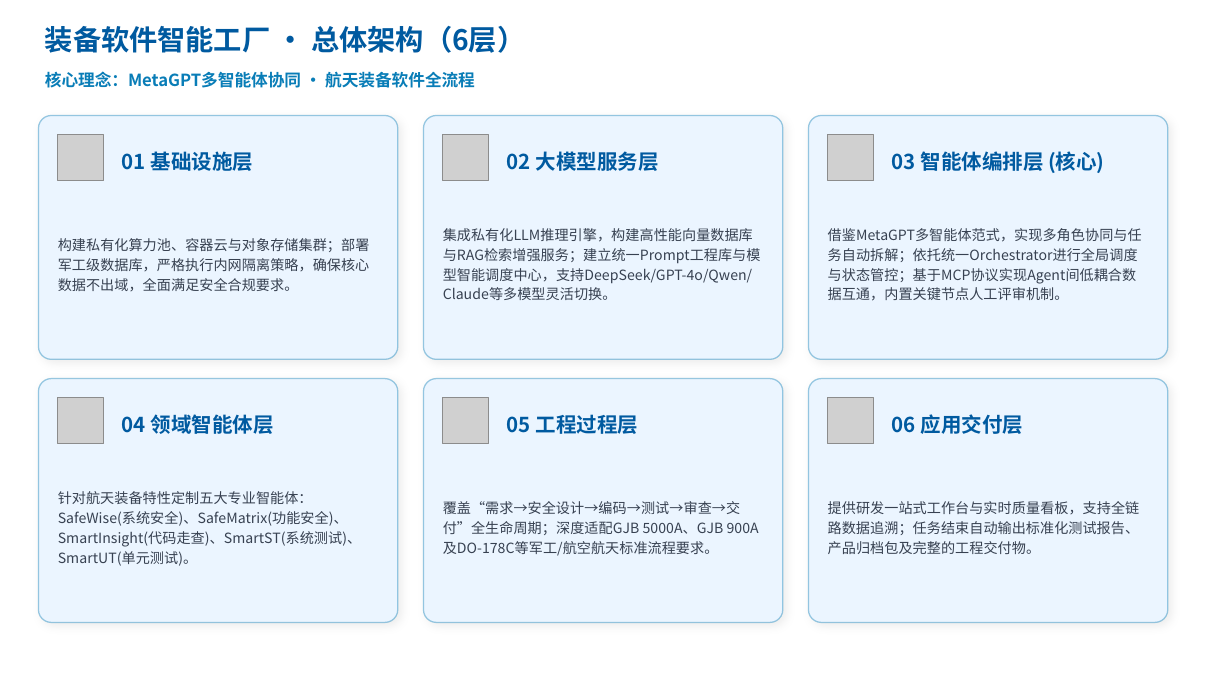
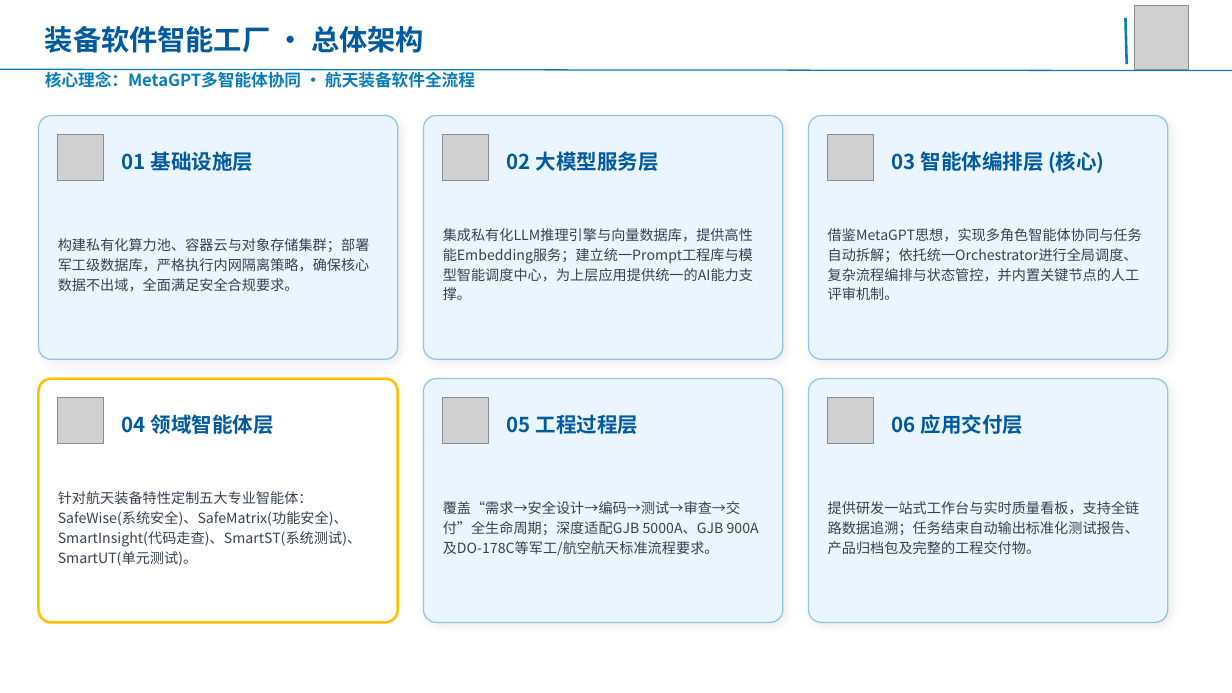
Before and after one commit to AgentForSE/.github, a slide deck: slide 25 of 基于AgentForSE五大智能体的装备软件智能研发平台-0.1.pptx (slide 30 before the commit). Drawn at 1232x693 pixels with LibreOffice and Linux fonts; fonts in the diff are those of the drawing; grey boxes stand for pictures; background and template pictures are left out. Boxes give left, top, right and bottom in pixels: in the first picture for what was removed or moved away, otherwise in the second. Text is boxed around its words. In the diff, an @@ line names an element or a change of style, - is before the commit and + after.

Commit message:
更新基于AgentForSE五大智能体的装备软件智能研发平台PPT

```diff
--- a/基于AgentForSE五大智能体的装备软件智能研发平台-0.1.pptx
+++ b/基于AgentForSE五大智能体的装备软件智能研发平台-0.1.pptx
@@ text at (45,26,424,53): text changed @@
-装备软件智能工厂 · 总体架构（6层）
+装备软件智能工厂 · 总体架构
@@ line added from (1126, 18) to (1127, 64), #097DB7 2 pt @@
@@ picture added at (1135,6,1189,69) @@
@@ line added from (0, 69) to (1232, 70), #097DB7 1 pt @@
@@ text at (443,228,753,300): text changed @@
-集成私有化LLM推理引擎，构建高性能向量数据库与RAG检索增强服务；建立统一Prompt工程库与模型智能调度中心，支持DeepSeek/GPT-4o/Qwen/Claude等多模型灵活切换。
+集成私有化LLM推理引擎与向量数据库，提供高性能Embedding服务；建立统一Prompt工程库与模型智能调度中心，为上层应用提供统一的AI能力支撑。
@@ text at (828,228,1142,300): text changed @@
-借鉴MetaGPT多智能体范式，实现多角色协同与任务自动拆解；依托统一Orchestrator进行全局调度与状态管控；基于MCP协议实现Agent间低耦合数据互通，内置关键节点人工评审机制。
+借鉴MetaGPT思想，实现多角色智能体协同与任务自动拆解；依托统一Orchestrator进行全局调度、复杂流程编排与状态管控，并内置关键节点的人工评审机制。
@@ rounded rectangle at (39,379,398,623): fill #EBF5FF to #FFFFFF; outline #097DB7 1 pt to #FFC000 2 pt; shadow off @@
```
Also in this commit, not shown: 24 other slides changed, 2 slides added, 14 slides removed.
